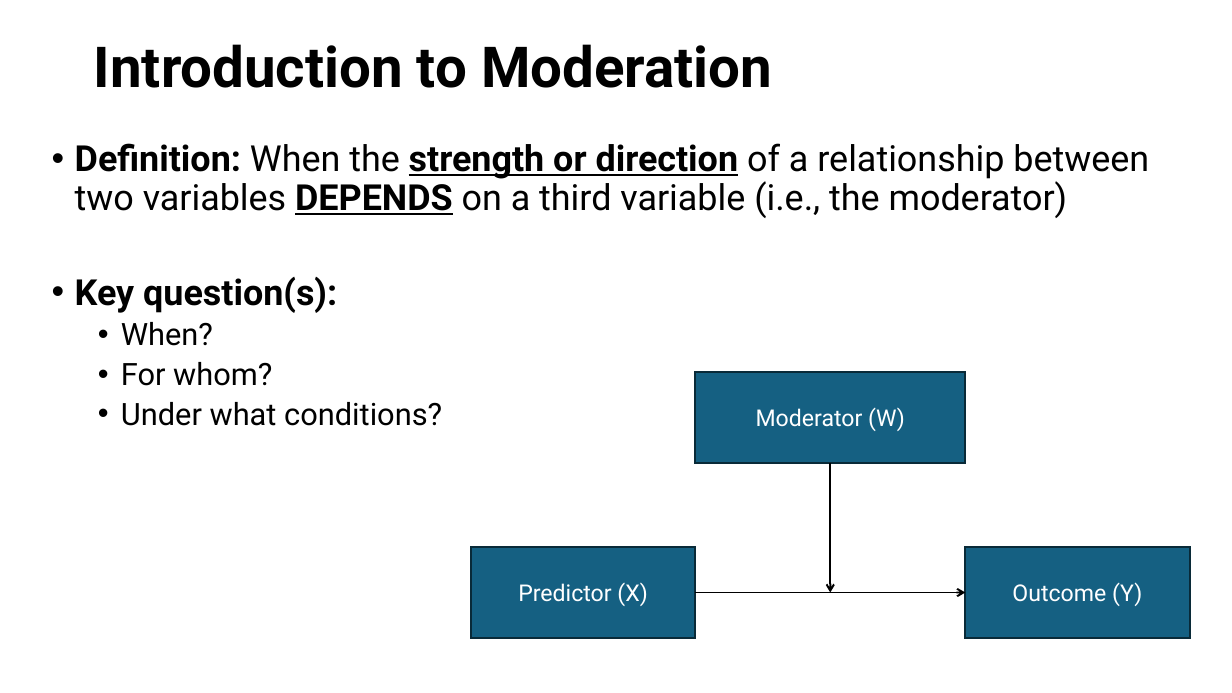
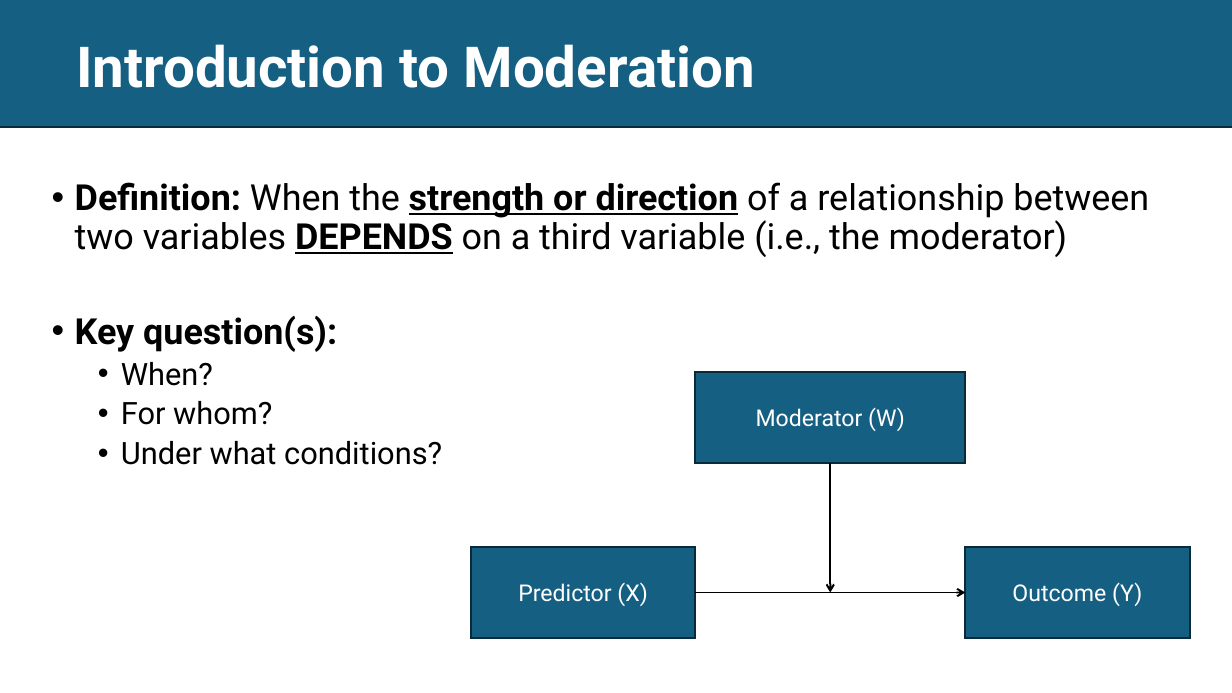
Before and after one commit to EwokOzwok/Data-Analysis-II---CBHPAR-Seminar, a slide deck: slide 3 of Data Analysis II - Mediation and Moderation.pptx. Drawn at 1232x693 pixels with LibreOffice and Linux fonts; fonts in the diff are those of the drawing. Boxes give left, top, right and bottom in pixels: in the first picture for what was removed or moved away, otherwise in the second. Text is boxed around its words. In the diff, an @@ line names an element or a change of style, - is before the commit and + after.

```diff
--- a/Data Analysis II - Mediation and Moderation.pptx
+++ b/Data Analysis II - Mediation and Moderation.pptx
@@ rectangle added at bbox=[0, 0, 1232, 127], fill #156082, outline #092A39 1.5 pt @@
@@ title "Introduction to Moderation": place and size @@
-title "Introduction to Moderation" at bbox=[94, 44, 772, 88]
+title "Introduction to Moderation" at bbox=[76, 44, 755, 88]
@@ title "Introduction to Moderation" at bbox=[76, 44, 755, 88]: text colour #000000 to #FFFFFF @@
@@ text "Definition: When the strength or ...": place and size @@
-text "Definition: When the strength or ..." at bbox=[75, 143, 1149, 426]
+text "Definition: When the strength or ..." at bbox=[75, 182, 1149, 465]
```
Also in this commit, not shown: 7 other slides changed, 1 slide added, 3 other files.
